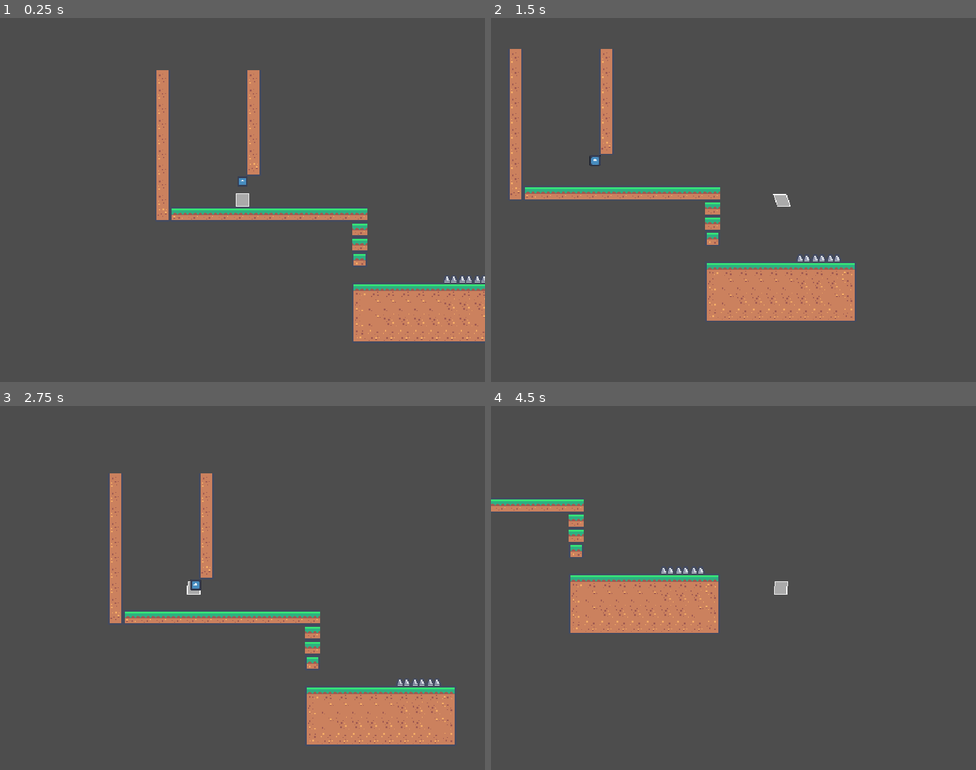
Above: before the commit, frames 1-4 (two rows, left to right).
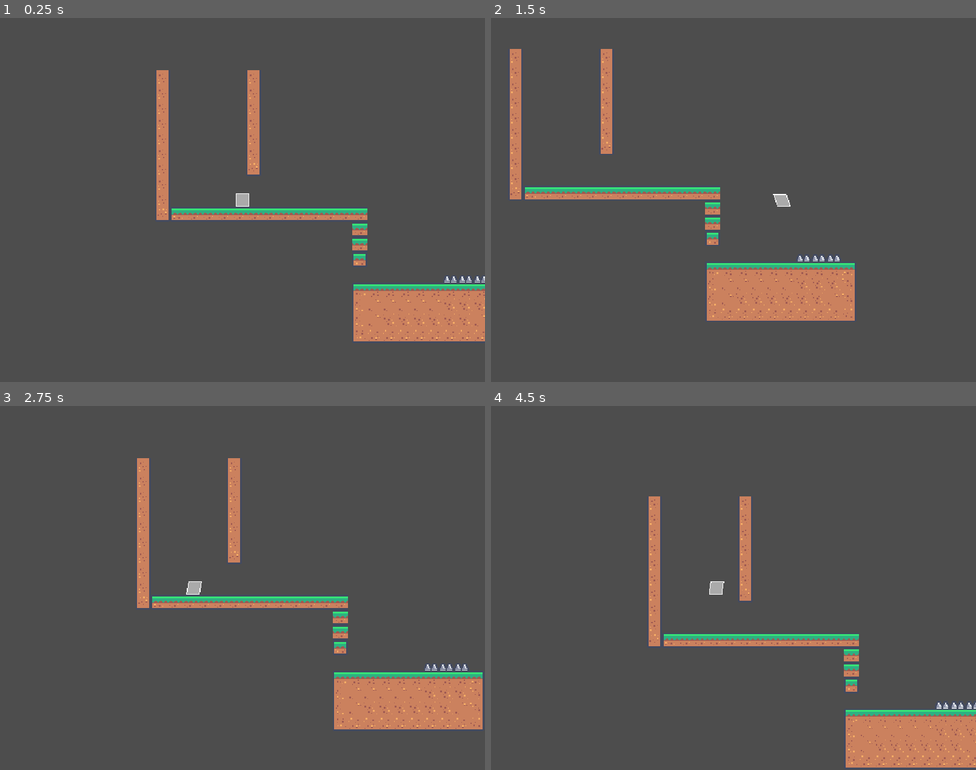
Above: after the commit, the same moments.

Repository: emarald64/sugar-rush
Game: Godot game, scene res://scenes/main/main.tscn
The game is run twice, just before and just after one commit, with the same random seed, the same clock (stepped at 60 frames per second) and the same inputs. The engine's default icon, where the game draws it, is replaced by a stand-in: a white triangle on a blue panel in a dark square.
Inputs (mouse positions are in pixels of both pictures, inside the frame that each line leads up to):
- Up to frame 1 (0.25 s): no input
- Up to frame 2 (1.5 s): tap Enter at 0.5 s; move the mouse to (840, 181) at 0.52 s; hold Space (jump) 0.53-1.28 s; hold D (move_right) from 0.53 s (still down); click (840, 181) at 0.67 s; move the mouse to (636, 218) at 1.27 s; tap Alt at 1.35 s
- Up to frame 3 (2.75 s): tap Space (jump) at 1.52, 1.55, 1.82 s; move the mouse to (291, 507) at 2.02 s; release D (move_right) at 2.03 s; hold A (move_left) from 2.03 s (still down); hold Space (jump) from 2.03 s (still down); tap Shift at 2.1 s
- Up to frame 4 (4.5 s): move the mouse to (709, 660) at 2.77 s; release A (move_left) at 2.78 s; release Space (jump) at 2.78 s; hold D (move_right) 2.78-4.28 s; tap Space (jump) at 2.85, 3.02, 3.32 s; click (709, 660) at 2.92 s; move the mouse to (879, 642) at 3.52 s; hold Space (jump) 3.53-4.28 s; tap Alt at 3.6 s; move the mouse to (588, 533) at 4.27 s; hold A (move_left) from 4.28 s (still down); tap Shift at 4.35 s

The runs differ from the first frame. In frame 1, less than 0.1% of the frame differs, in the area x 49-51%, y 44-46%; in frame 2, less than 0.1%; in frame 3, 11%; in frame 4, 13%, in the area x 0-100%, y 24-100%.

Commit message:
added lienancy to wall jump

Diff:
--- a/project.godot
+++ b/project.godot
@@ -10,7 +10,7 @@
 
 [application]
 
-config/name="metroidvania platformer"
+config/name="Sugar Rush"
 run/main_scene="uid://b7fnudignfv4l"
 config/features=PackedStringArray("4.6", "GL Compatibility")
 config/icon="res://icon.svg"
--- a/scenes/player/player.gd
+++ b/scenes/player/player.gd
@@ -7,9 +7,10 @@
 const MAX_JUMP_TIME=.25
 const STOP_MULT=3;
 const MAX_FALL_SPEED=1000;
-const WALL_JUMP_VELOCITY=200;
+const WALL_JUMP_VELOCITY=Vector2(175,-300);
 const WALL_SLIDE_SPEED=75;
 
+var wall_normal:=0
 @export var animating:=false
 var jumpTime:=0.0
 var started_timer:=false
@@ -36,7 +37,7 @@
 		hasJumped=false
 		started_timer=false
 		$coyoteTimer.stop()
-		$"wall jump leiency".stop()
+		#$"wall jump leiency".stop()
 		$"Freeze Direction Time".stop()
 
 	# Handle jump.
@@ -59,22 +60,32 @@
 		var direction := Input.get_axis("move_left", "move_right")
 		#print(direction)
 		if direction:
-			var into_wall=is_on_wall_only() and signf(get_wall_normal().x)==-signf(direction)
-			if (into_wall or not $"wall jump leiency".is_stopped()) and can_wall_jump:
-				if Input.is_action_just_pressed("jump"):
-					# wall jump
-					$"Freeze Direction Time".start()
-					velocity=Vector2(signf(get_wall_normal().x),-2)*WALL_JUMP_VELOCITY
-				elif into_wall:
-					# wall slide
-					$"wall jump leiency".start()
-					velocity.y=minf(velocity.y,WALL_SLIDE_SPEED)
+			if is_on_wall_only() and signf(get_wall_normal().x)==-signf(direction):
+				# wall slide
+				#$"wall jump leiency".start()a
+				velocity.y=minf(velocity.y,WALL_SLIDE_SPEED)
 			else:
 				velocity.x = clampf(velocity.x+(direction * ACCEL * delta * (1 if signf(direction)==signf(velocity.x) else STOP_MULT)),-MAX_SPEED,MAX_SPEED)
 		else:
 			velocity.x = move_toward(velocity.x, 0, ACCEL*delta*STOP_MULT)
 
+	if not is_on_floor():
+		wall_normal=get_wall_check_normal()
+		#print(wall_normal)
+		if wall_normal!=0 and can_wall_jump:
+			if Input.is_action_just_pressed("jump"):
+				# wall jump
+				$"Freeze Direction Time".start()
+				velocity=Vector2(wall_normal,1)*WALL_JUMP_VELOCITY
+
 	if not animating:move_and_slide()
+
+func get_wall_check_normal()->int:
+	if $"wall jump checks/left".has_overlapping_bodies():
+		return 1
+	if $"wall jump checks/right".has_overlapping_bodies():
+		return -1
+	return 0
 
 func respawn()->void:
 	global_position=current_cp.global_position
--- a/scenes/player/player.tscn
+++ b/scenes/player/player.tscn
@@ -1,7 +1,6 @@
 [gd_scene format=3 uid="uid://bbblyv3dtttqm"]
 
 [ext_resource type="Script" uid="uid://blo06weo1i3mm" path="res://scenes/player/player.gd" id="1_8afob"]
-[ext_resource type="Texture2D" uid="uid://cnmy4gm0m2o6r" path="res://icon.svg" id="2_dovo2"]
 
 [sub_resource type="RectangleShape2D" id="RectangleShape2D_dovo2"]
 size = Vector2(16, 16)
@@ -47,6 +46,7 @@
 
 [sub_resource type="Animation" id="Animation_dovo2"]
 resource_name = "death"
+length = 0.75
 tracks/0/type = "value"
 tracks/0/imported = false
 tracks/0/enabled = false
@@ -66,7 +66,7 @@
 tracks/1/interp = 1
 tracks/1/loop_wrap = true
 tracks/1/keys = {
-"times": PackedFloat32Array(0, 1),
+"times": PackedFloat32Array(0, 0.75),
 "transitions": PackedFloat32Array(1, 1),
 "update": 1,
 "values": [true, false]
@@ -78,7 +78,7 @@
 tracks/2/interp = 1
 tracks/2/loop_wrap = true
 tracks/2/keys = {
-"times": PackedFloat32Array(0, 0.33),
+"times": PackedFloat32Array(0, 0.25),
 "transitions": PackedFloat32Array(1, 1),
 "update": 0,
 "values": [Vector2(1, 1), Vector2(1e-05, 1e-05)]
@@ -90,7 +90,7 @@
 tracks/3/interp = 1
 tracks/3/loop_wrap = true
 tracks/3/keys = {
-"times": PackedFloat32Array(1),
+"times": PackedFloat32Array(0.75),
 "transitions": PackedFloat32Array(1),
 "values": [{
 "args": [],
@@ -104,7 +104,7 @@
 tracks/4/interp = 1
 tracks/4/loop_wrap = true
 tracks/4/keys = {
-"times": PackedFloat32Array(0.2),
+"times": PackedFloat32Array(0.15),
 "transitions": PackedFloat32Array(1),
 "values": [{
 "args": [false],
@@ -134,9 +134,13 @@
 spread = 180.0
 initial_velocity_min = 10.0
 initial_velocity_max = 40.0
-gravity = Vector3(0, 0, 0)
+gravity = Vector3(0, -50, 0)
+
+[sub_resource type="RectangleShape2D" id="RectangleShape2D_gmlin"]
+size = Vector2(6, 14)
 
 [node name="Player" type="CharacterBody2D" unique_id=2106077790]
+collision_layer = 0
 script = ExtResource("1_8afob")
 
 [node name="CollisionShape2D" type="CollisionShape2D" parent="." unique_id=1969216031]
@@ -171,7 +175,7 @@
 emitting = false
 amount = 16
 texture = SubResource("GradientTexture2D_p47bc")
-lifetime = 0.65
+lifetime = 0.55
 one_shot = true
 explosiveness = 1.0
 process_material = SubResource("ParticleProcessMaterial_75vfm")
@@ -179,12 +183,20 @@
 [node name="StartPos" type="Node2D" parent="." unique_id=152788183]
 top_level = true
 
-[node name="Sprite2D" type="Sprite2D" parent="StartPos" unique_id=541611204]
-scale = Vector2(0.1, 0.1)
-texture = ExtResource("2_dovo2")
-
-[node name="wall jump leiency" type="Timer" parent="." unique_id=2086319245]
-wait_time = 0.2
-one_shot = true
+[node name="wall jump checks" type="Node2D" parent="." unique_id=625185300]
+
+[node name="left" type="Area2D" parent="wall jump checks" unique_id=1285680052]
+collision_layer = 0
+
+[node name="CollisionShape2D" type="CollisionShape2D" parent="wall jump checks/left" unique_id=1216211383]
+position = Vector2(-11, 0)
+shape = SubResource("RectangleShape2D_gmlin")
+
+[node name="right" type="Area2D" parent="wall jump checks" unique_id=701697451]
+collision_layer = 0
+
+[node name="CollisionShape2D" type="CollisionShape2D" parent="wall jump checks/right" unique_id=732679724]
+position = Vector2(11, 0)
+shape = SubResource("RectangleShape2D_gmlin")
 
 [connection signal="body_entered" from="Hurtbox" to="AnimationPlayer" method="play" unbinds=1 binds= [&"death"]]
